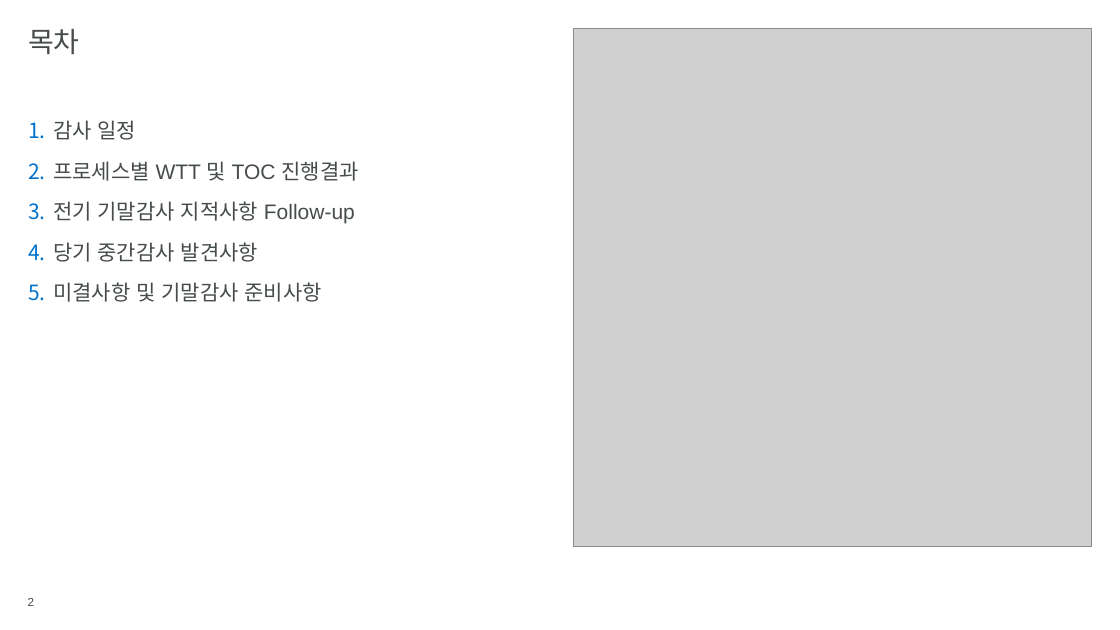
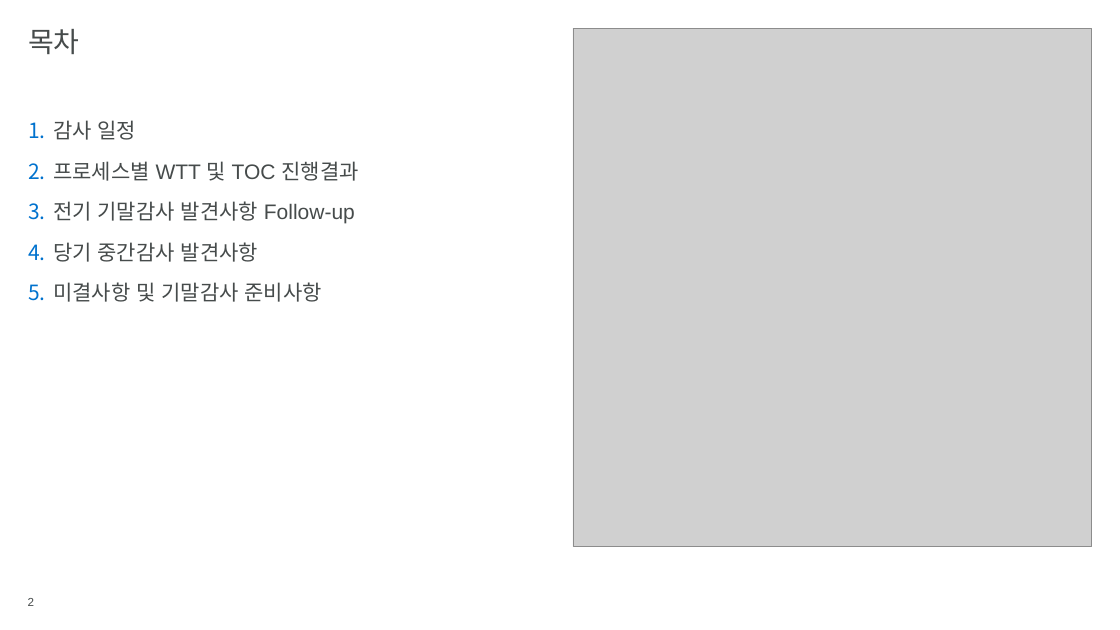
Before and after one commit to hansesle-maker/code, a slide deck: slide 2 of deliverables/SAK_FY2026_Interim_Closing_KO.pptx. Drawn at 1120x630 pixels with LibreOffice and Linux fonts; fonts in the diff are those of the drawing; grey boxes stand for pictures; background and template pictures are left out. Boxes give left, top, right and bottom in pixels: in the first picture for what was removed or moved away, otherwise in the second. Text is boxed around its words. In the diff, an @@ line names an element or a change of style, - is before the commit and + after.

```diff
--- a/deliverables/SAK_FY2026_Interim_Closing_KO.pptx
+++ b/deliverables/SAK_FY2026_Interim_Closing_KO.pptx
@@ text at (x1=53, y1=201, x2=355, y2=224): text changed @@
-3. 전기 기말감사 지적사항 Follow-up
+3. 전기 기말감사 발견사항 Follow-up
```
Also in this commit, not shown: 12 other slides changed, 8 slides removed.
